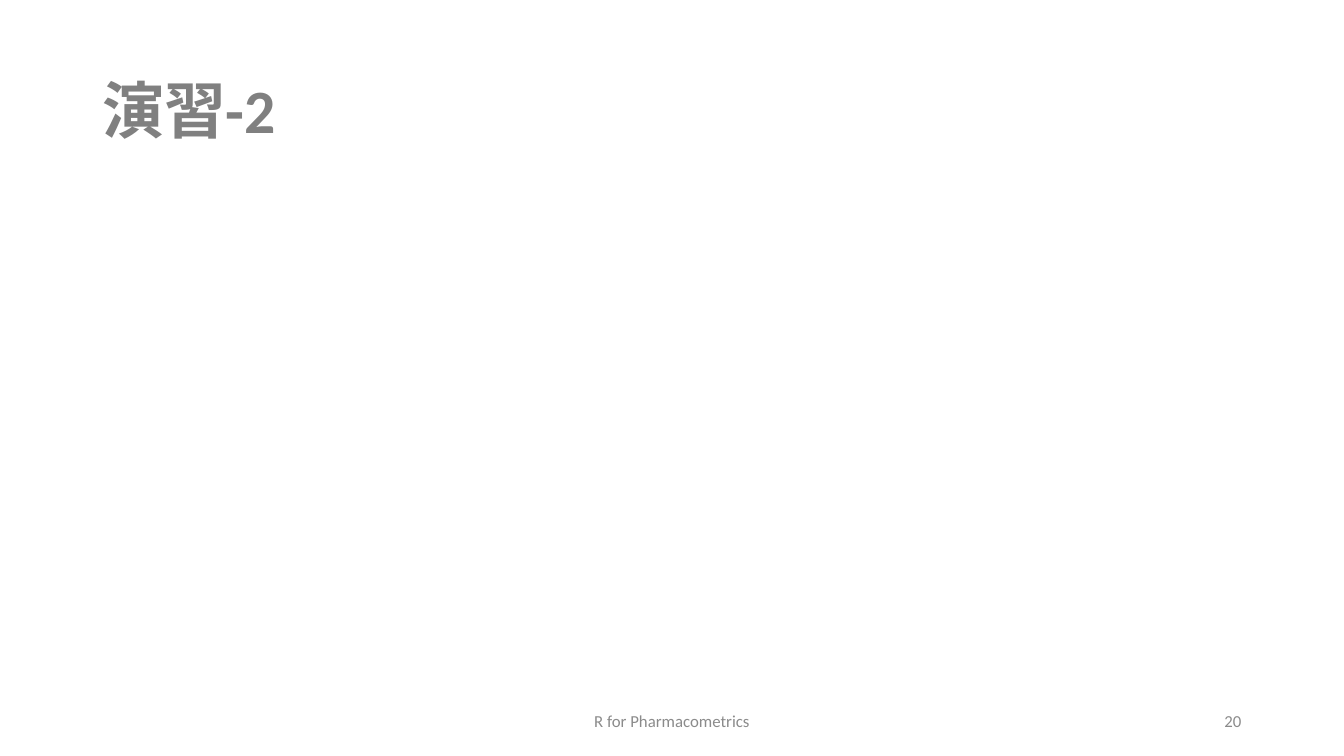
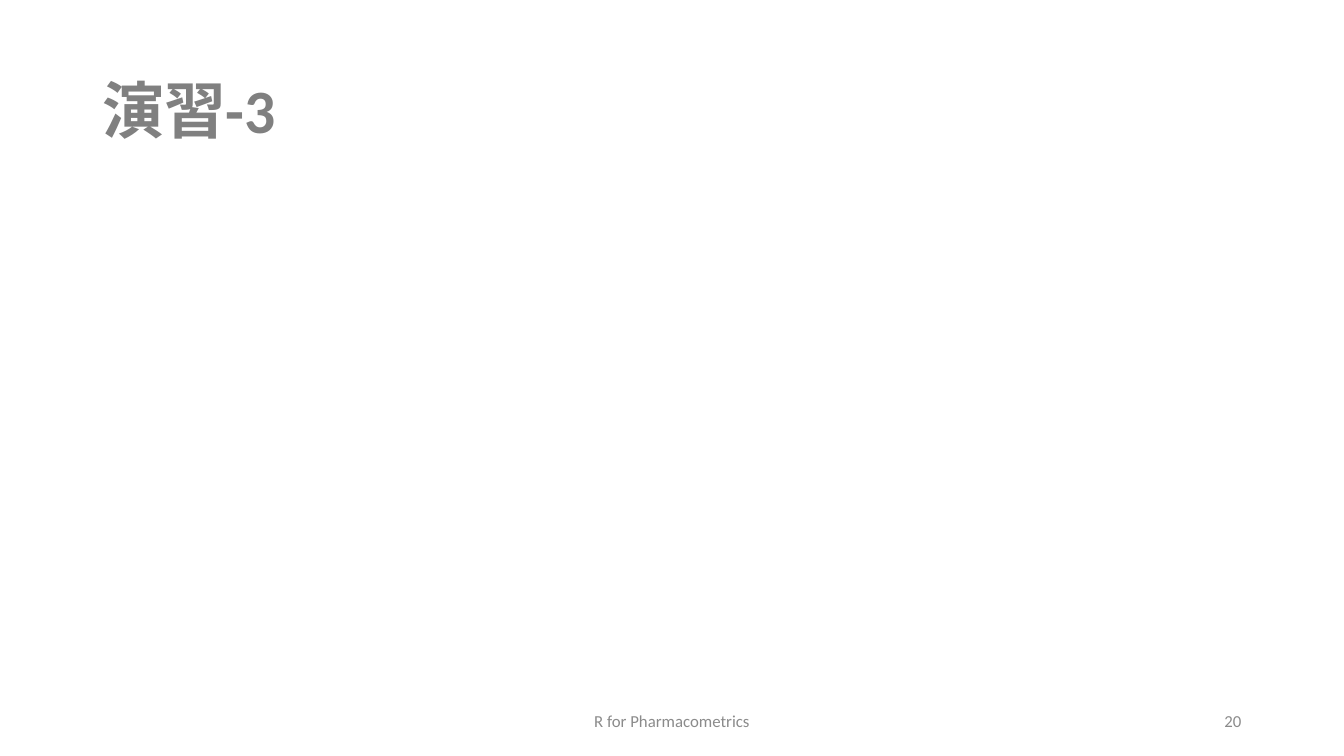
Before and after one commit to MasatoFukae/R-for-PMx, a slide deck: slide 20 of sample/1_data_handling.pptx. Drawn at 1344x756 pixels with LibreOffice and Linux fonts; fonts in the diff are those of the drawing. Boxes give left, top, right and bottom in pixels: in the first picture for what was removed or moved away, otherwise in the second. Text is boxed around its words. In the diff, an @@ line names an element or a change of style, - is before the commit and + after.

```diff
--- a/sample/1_data_handling.pptx
+++ b/sample/1_data_handling.pptx
@@ title at bbox=[102, 80, 275, 139]: text changed @@
-演習-2
+演習-3
```
Also in this commit, not shown: 5 other slides changed, 2 slides added, 3 slides removed, 12 other files.
